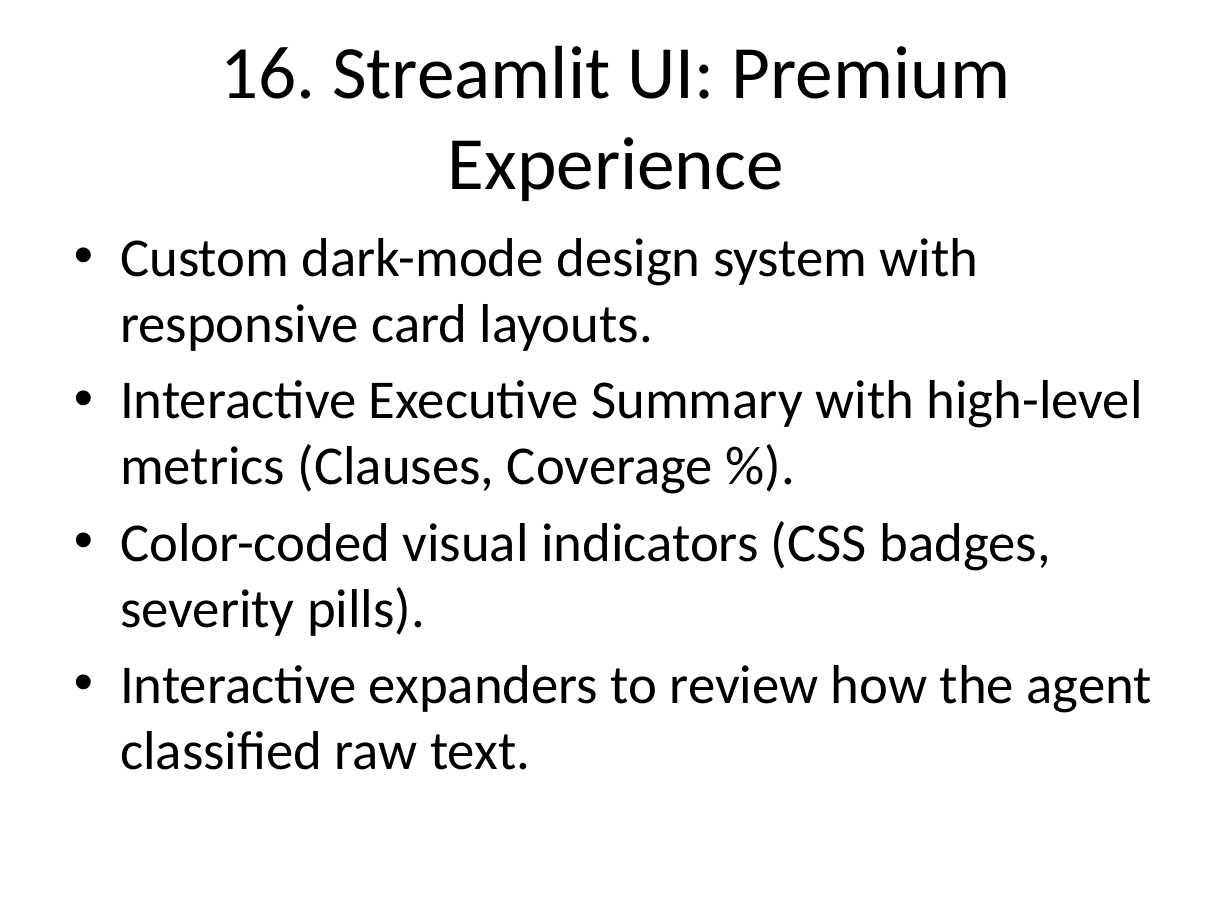
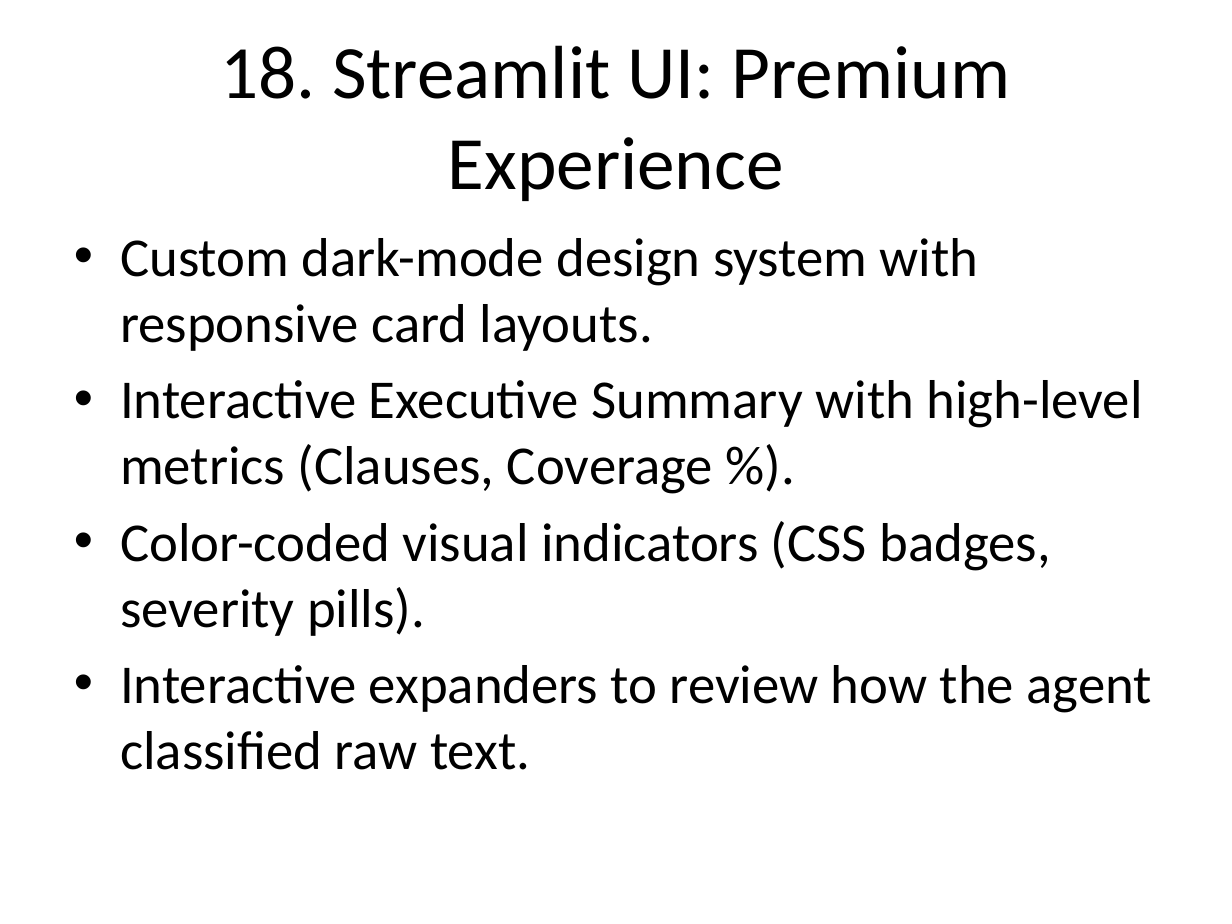
Before and after one commit to avika124/ai-governance-copilot, a slide deck: slide 19 of AI_Governance_Copilot_Presentation.pptx (slide 17 before the commit). Drawn at 1232x924 pixels with LibreOffice and Linux fonts; fonts in the diff are those of the drawing. Boxes give left, top, right and bottom in pixels: in the first picture for what was removed or moved away, otherwise in the second. Text is boxed around its words. In the diff, an @@ line names an element or a change of style, - is before the commit and + after.

```diff
--- a/AI_Governance_Copilot_Presentation.pptx
+++ b/AI_Governance_Copilot_Presentation.pptx
@@ title at <box>220,45,1010,201</box>: text changed @@
-16. Streamlit UI: Premium Experience
+18. Streamlit UI: Premium Experience
```
Also in this commit, not shown: 15 other slides changed, 3 slides added, 1 other file.
